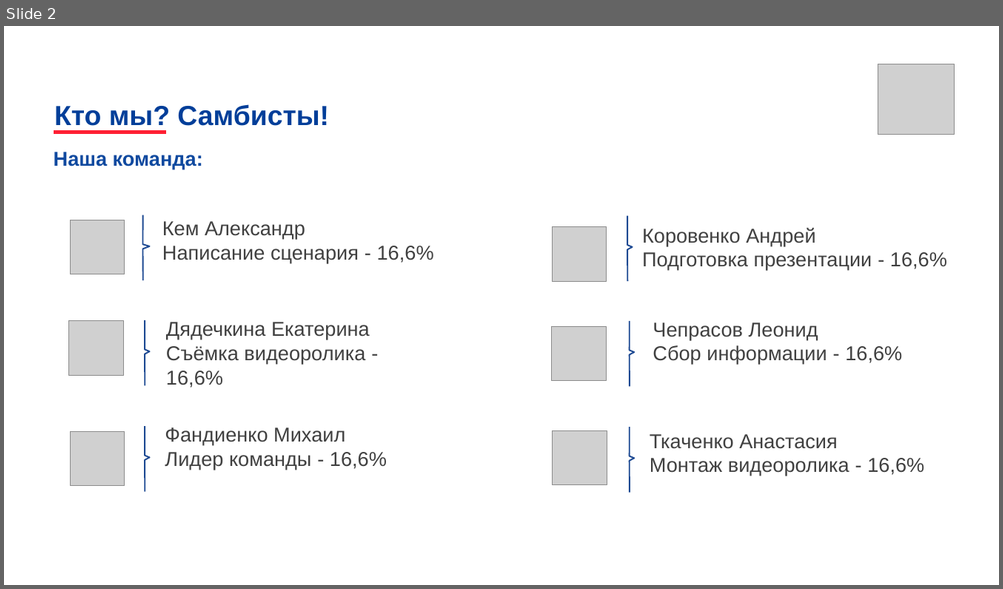
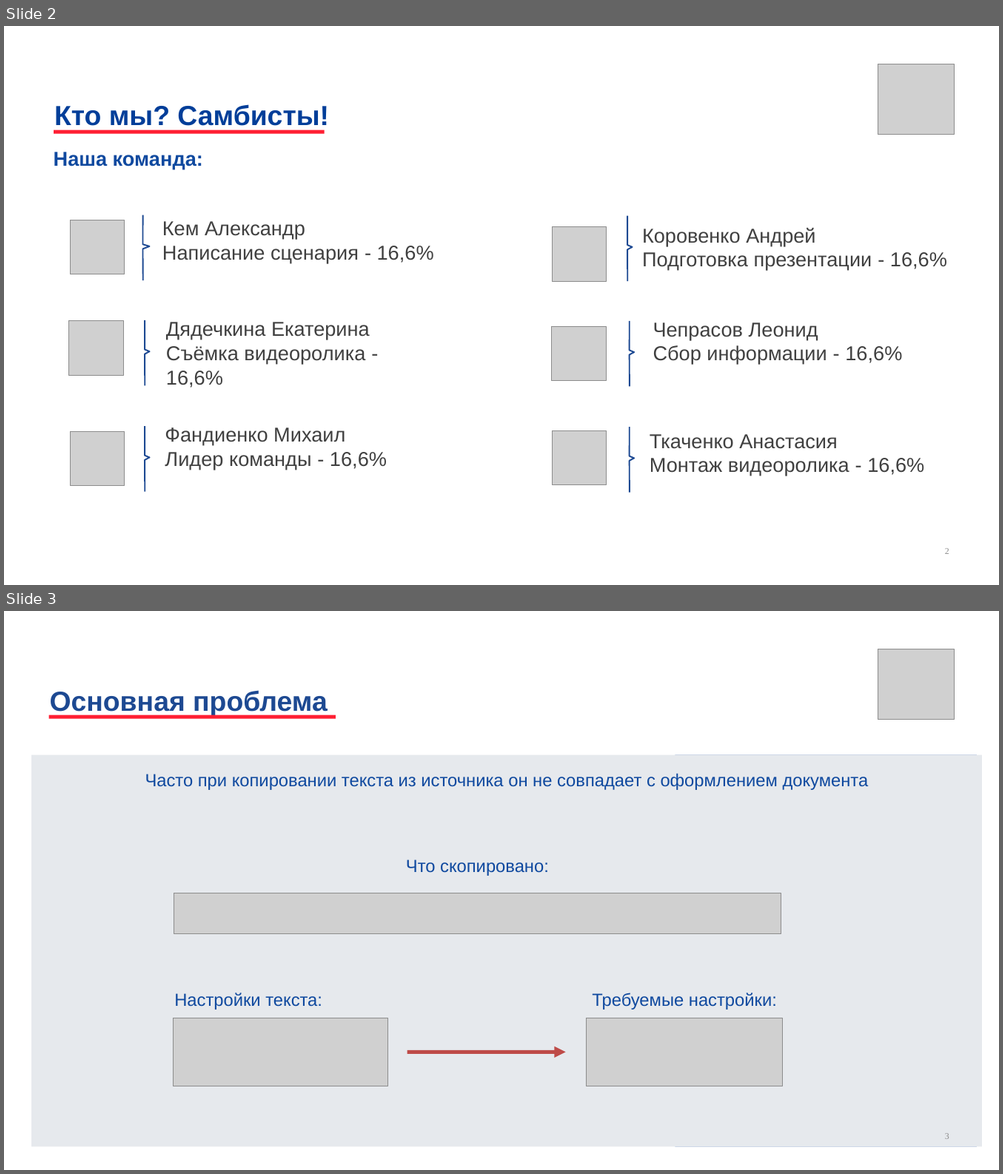
Before and after one commit to 0Sendai/Pmi-project-p2, a slide deck: Вставка текста, отформатированного под стиль документа.pptx. Shown one above the other, each under a label of ours: slide 2 before the commit, slides 2 and 3 after it. The pictures are 1003x589 and 1003x1174 pixels, drawn with LibreOffice and Linux fonts; fonts in the diff are those of the drawing; grey boxes stand for pictures; background and template pictures are left out. Boxes give left, top, right and bottom in pixels: in the first picture for what was removed or moved away, otherwise in the second. Text is boxed around its words. In the diff, an @@ line names an element or a change of style, - is before the commit and + after.

```diff
--- a/Вставка текста, отформатированного под стиль документа.pptx
+++ b/Вставка текста, отформатированного под стиль документа.pptx
@@ slide 3 added at [4,611,999,1170], background #FFFFFF @@
@@ picture added at [877,649,953,720] @@
@@ text added at [50,690,327,717], 44 pt, text #1D4992, bold @@
+Основная проблема
@@ line added from (336, 717) to (49, 717), #FF1F33 6 pt @@
@@ rectangle added at [31,755,982,1147], fill #E6E9ED @@
@@ rectangle added at [674,755,976,1147], fill #4973B3 @@
@@ text added at [145,773,868,790], 28 pt, text #0F499F @@
+Часто при копировании текста из источника он не совпадает с оформлением документа
@@ text added at [406,860,549,876], 28 pt, text #0F499F @@
+Что скопировано:
@@ picture added at [173,893,780,934] @@
@@ text added at [174,993,322,1010], 28 pt, text #0F499F @@
+Настройки текста:
@@ text added at [592,993,777,1010], 28 pt, text #0F499F @@
+Требуемые настройки:
@@ picture added at [173,1019,387,1086] @@
@@ picture added at [586,1019,782,1086] @@
@@ arrow added from (407, 1053) to (565, 1053), #BE4B48 6 pt @@
@@ page number added at [945,1133,949,1139], 14 pt, text #8C8C8C @@
+3
@@ slide 2 changed as well @@
@@ text "Кто мы? Самбисты!" at [54,104,329,131]: line spacing 1.01 to 1 @@
@@ line moved from (166, 132) - (54, 132) to (324, 132) - (54, 132) @@
@@ page number added at [945,548,949,554], 14 pt, text #8C8C8C @@
+2
```
Also in this commit, not shown: 2 other slides changed, 4 other slides added, 2 slides removed, 1 other file.
